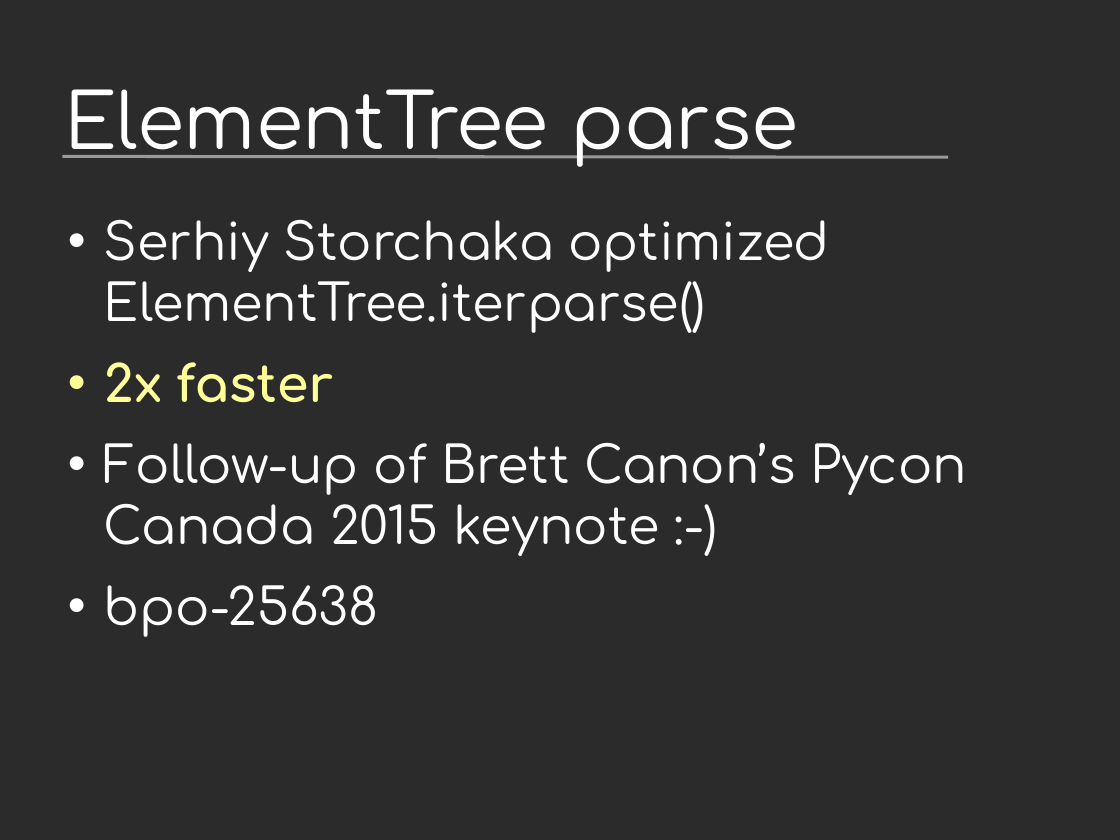
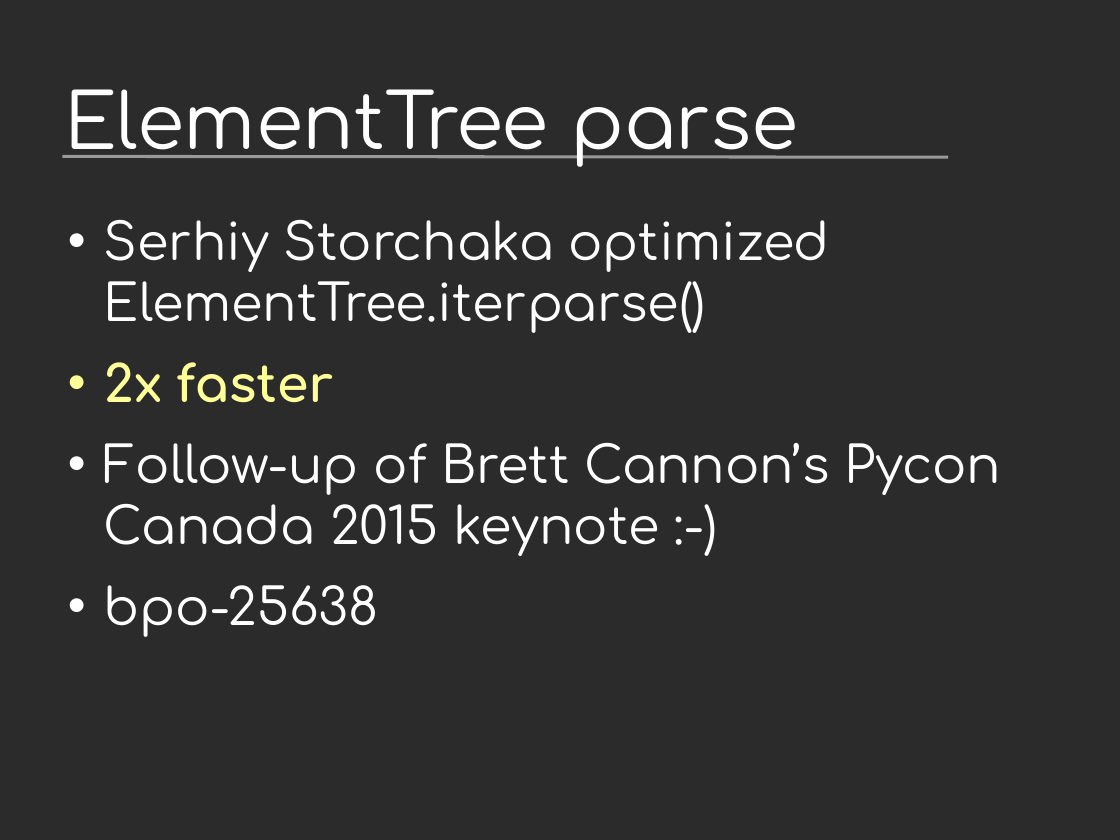
Before and after one commit to vstinner/talks, a slide deck: slide 21 of 2017-PyconUS/python36_opt.odp. Drawn at 1120x840 pixels with LibreOffice and Linux fonts; fonts in the diff are those of the drawing; background and template pictures are left out; a plain dark background stands for a picture behind light text. Boxes give left, top, right and bottom in pixels: in the first picture for what was removed or moved away, otherwise in the second. Text is boxed around its words. In the diff, an @@ line names an element or a change of style, - is before the commit and + after.

Commit message:
pycon us

```diff
--- a/2017-PyconUS/python36_opt.odp
+++ b/2017-PyconUS/python36_opt.odp
@@ text at [104,443,1002,556]: text changed @@
-• Follow-up of Brett Canon’s Pycon Canada 2015 keynote :-)
+• Follow-up of Brett Cannon’s Pycon Canada 2015 keynote :-)
```
Also in this commit, not shown: 1 other slide changed, 1 other file.
